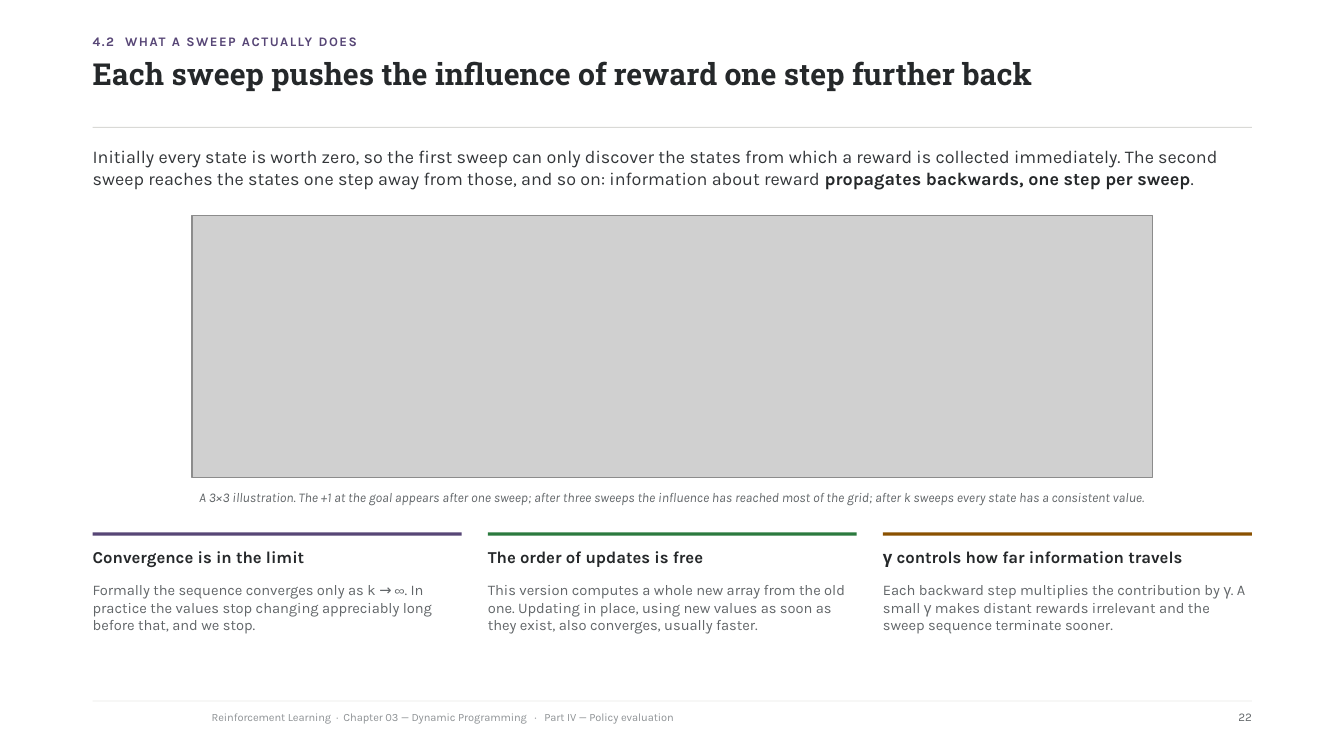
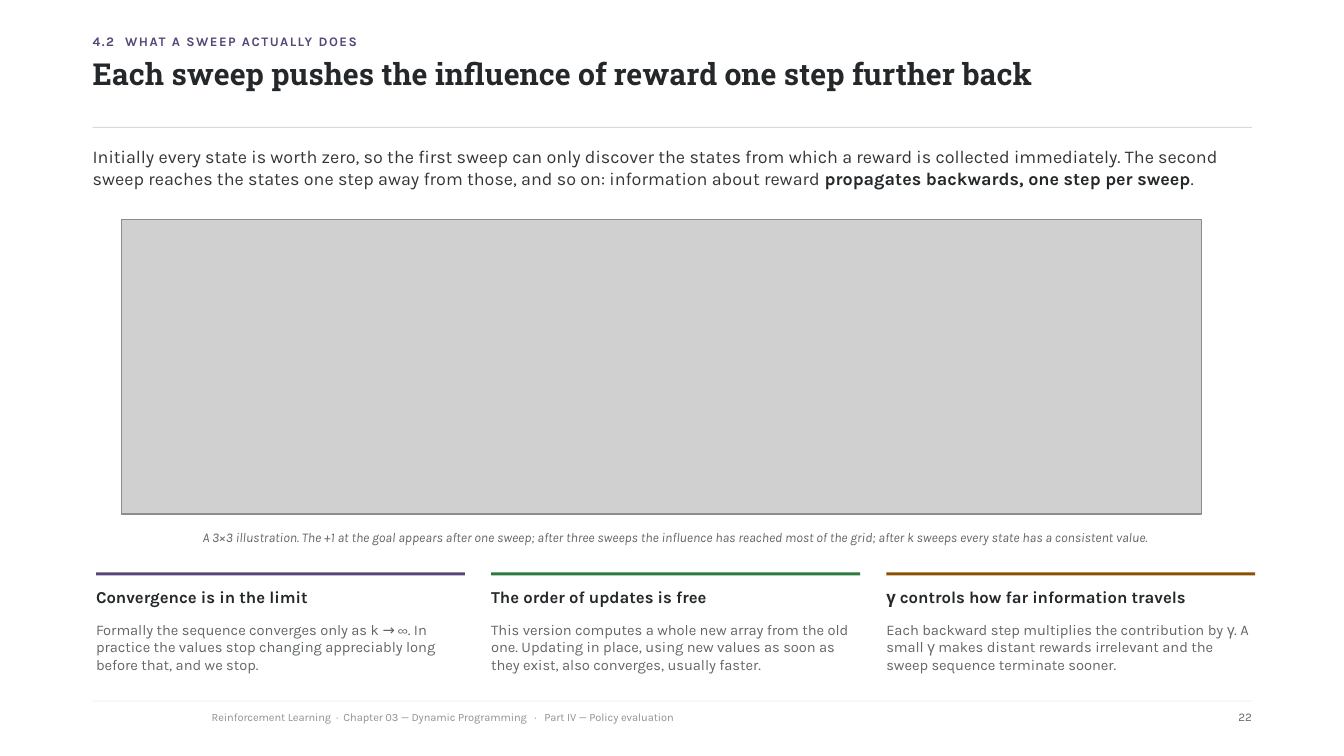
Before and after one commit to riccardoberta/reinforcement-learning, a slide deck: slide 22 of 03 - Dynamic Programming/slides.pptx. Drawn at 1344x756 pixels with LibreOffice and Linux fonts; fonts in the diff are those of the drawing; grey boxes stand for pictures; background and template pictures are left out. Boxes give left, top, right and bottom in pixels: in the first picture for what was removed or moved away, otherwise in the second. Text is boxed around its words. In the diff, an @@ line names an element or a change of style, - is before the commit and + after.

```diff
--- a/03 - Dynamic Programming/slides.pptx
+++ b/03 - Dynamic Programming/slides.pptx
@@ picture: place and size @@
-picture at box(193, 215, 1153, 477)
+picture at box(122, 220, 1203, 514)
@@ 7 texts, 3 rectangles: place and size @@
-7 texts, 3 rectangles at box(93, 493, 1252, 634)
+7 texts, 3 rectangles at box(96, 533, 1255, 674)
```
Also in this commit, not shown: 20 other slides changed, 10 other files.
